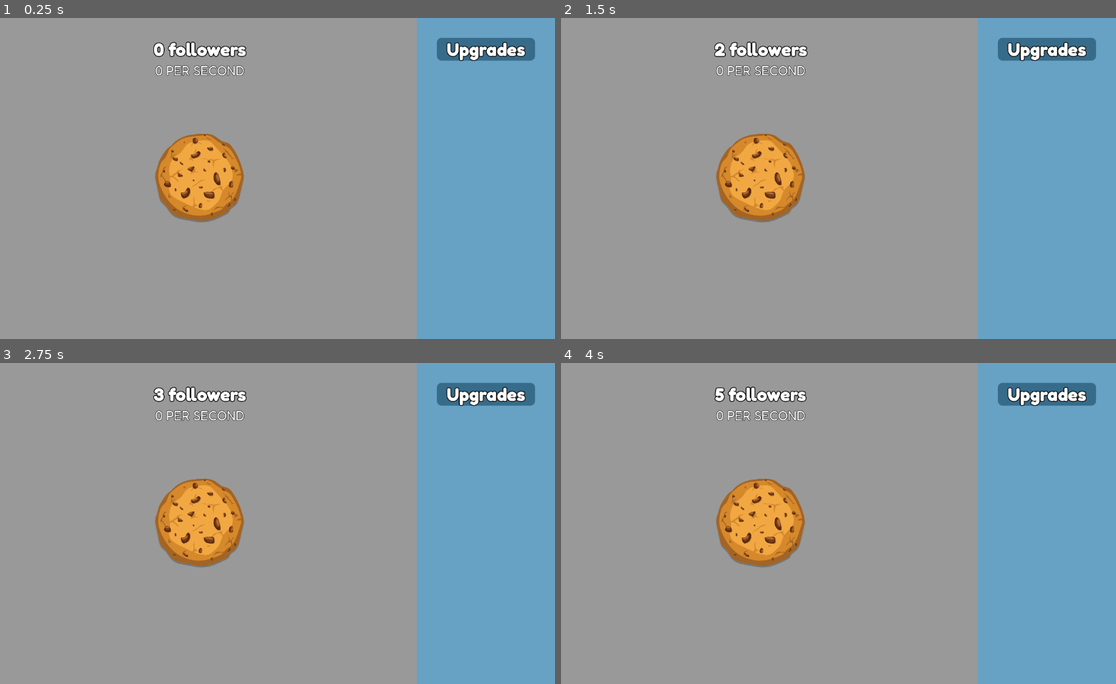
Above: before the commit, frames 1-4 (two rows, left to right).
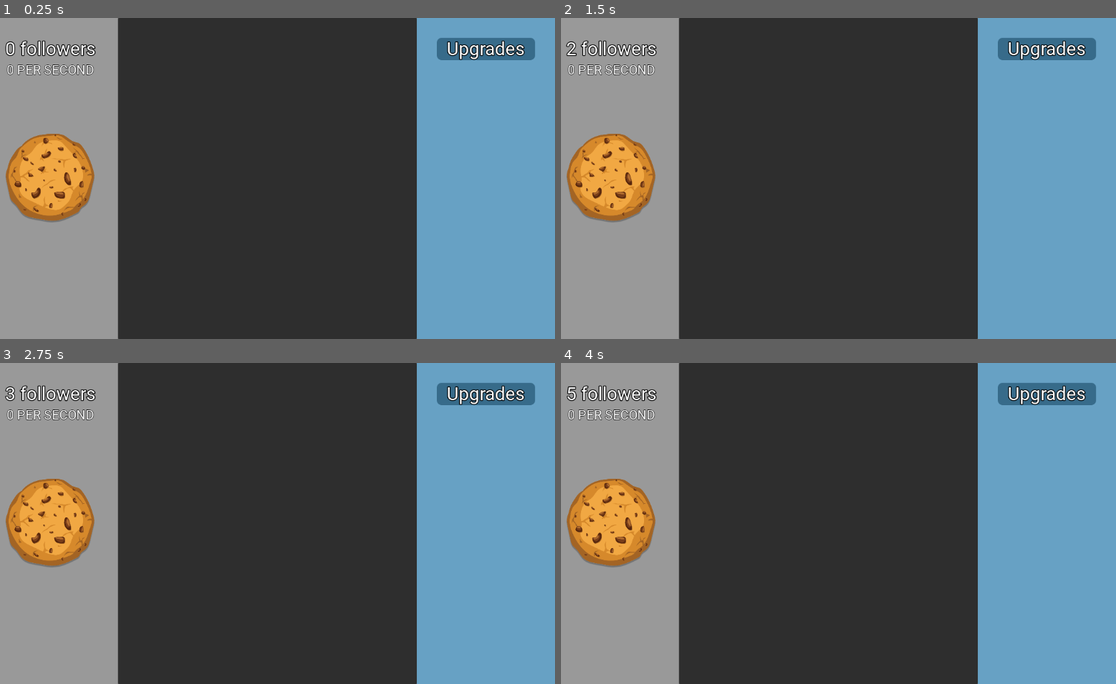
Above: after the commit, the same moments.

Repository: pluto13x/sponzorusa-simulator
Game: Godot game, scene res://game.tscn
The game is run twice, just before and just after one commit, with the same random seed, the same clock (stepped at 60 frames per second) and the same inputs.
Inputs (mouse positions are in pixels of both pictures, inside the frame that each line leads up to; where the layout moved, square brackets give the same spot in the first picture):
- Up to frame 1 (0.25 s): no input
- Up to frame 2 (1.5 s): click (610, 178) [760, 178] at 0.5 s; click (610, 178) [760, 178] at 1.25 s
- Up to frame 3 (2.75 s): click (49, 523) [199, 523] at 2 s
- Up to frame 4 (4 s): tap Enter at 2.75 s; tap Space at 3.5 s

The runs differ from the first frame. In frame 1, 59% of the frame differs, in the area x 0-97%, y 0-100%; in frame 2, 59%; in frame 3, 59%; in frame 4, 59%, in the area x 1-97%, y 0-100%.

Commit message:
three panels

Diff:
--- a/game.tscn
+++ b/game.tscn
@@ -2,9 +2,8 @@
 
 [ext_resource type="Texture2D" uid="uid://bqm2gipwmx0gg" path="res://assets/img/cookie.png" id="1_80nbo"]
 [ext_resource type="Script" uid="uid://c85copndot5n" path="res://scripts/game.gd" id="1_e2o6t"]
-[ext_resource type="FontFile" uid="uid://dtdp78nphm1ts" path="res://assets/fonts/Fredoka-Bold.ttf" id="3_7jktm"]
+[ext_resource type="FontFile" uid="uid://dotcd5415ybtp" path="res://assets/fonts/Roboto-VariableFont_wdth,wght.ttf" id="2_fc0e3"]
 [ext_resource type="Script" uid="uid://bdnampsdc2ngg" path="res://scripts/stats.gd" id="3_feb5d"]
-[ext_resource type="FontFile" uid="uid://cfi01aywwpv2m" path="res://assets/fonts/Fredoka-Regular.ttf" id="4_ryrav"]
 
 [sub_resource type="StyleBoxFlat" id="StyleBoxFlat_eow3j"]
 bg_color = Color(0.40498364, 0.6317992, 0.76868474, 1)
@@ -55,7 +54,7 @@
 layout_mode = 2
 size_flags_vertical = 0
 theme_override_constants/outline_size = 6
-theme_override_fonts/font = ExtResource("3_7jktm")
+theme_override_fonts/font = ExtResource("2_fc0e3")
 theme_override_font_sizes/font_size = 37
 theme_override_styles/normal = SubResource("StyleBoxFlat_7jktm")
 text = "Upgrades"
@@ -65,7 +64,7 @@
 layout_mode = 1
 anchors_preset = 9
 anchor_bottom = 1.0
-offset_right = 874.0
+offset_right = 272.0
 grow_vertical = 2
 theme_override_styles/panel = SubResource("StyleBoxFlat_j5wjh")
 
@@ -88,7 +87,7 @@
 [node name="Followers" type="Label" parent="LeftPanel/MarginContainer/Stats" unique_id=320573723]
 layout_mode = 2
 theme_override_constants/outline_size = 6
-theme_override_fonts/font = ExtResource("3_7jktm")
+theme_override_fonts/font = ExtResource("2_fc0e3")
 theme_override_font_sizes/font_size = 37
 text = "0 followers"
 horizontal_alignment = 1
@@ -97,7 +96,7 @@
 [node name="PerSecond" type="Label" parent="LeftPanel/MarginContainer/Stats" unique_id=490066092]
 layout_mode = 2
 theme_override_constants/outline_size = 3
-theme_override_fonts/font = ExtResource("4_ryrav")
+theme_override_fonts/font = ExtResource("2_fc0e3")
 theme_override_font_sizes/font_size = 26
 text = "0 PER SECOND"
 horizontal_alignment = 1
@@ -113,5 +112,11 @@
 ignore_texture_size = true
 stretch_mode = 0
 
+[node name="CenterPanel" type="Panel" parent="." unique_id=412655587]
+layout_mode = 0
+offset_left = 272.0
+offset_right = 874.0
+offset_bottom = 648.0
+
 [connection signal="gain_followers" from="." to="LeftPanel/MarginContainer/Stats" method="_on_game_gain_followers"]
 [connection signal="button_down" from="LeftPanel/MarginContainer/CenterContainer/PostButton" to="." method="_on_post_button_button_down"]
Binary file added: Screenshot 2026-03-25 234912.png
Not shown, added: Screenshot 2026-03-25 234912.png.import
Binary file added: Screenshot 2026-03-25 235328.png
Not shown, added: Screenshot 2026-03-25 235328.png.import
Binary file removed: assets/fonts/Fredoka-Bold.ttf
Binary file removed: assets/fonts/Fredoka-Regular.ttf
Binary file added: assets/fonts/Roboto-Italic-VariableFont_wdth,wght.ttf
Not shown, changed: assets/fonts/Roboto-Italic-VariableFont_wdth,wght.ttf.import
Binary file added: assets/fonts/Roboto-VariableFont_wdth,wght.ttf
Not shown, changed: assets/fonts/Roboto-VariableFont_wdth,wght.ttf.import
